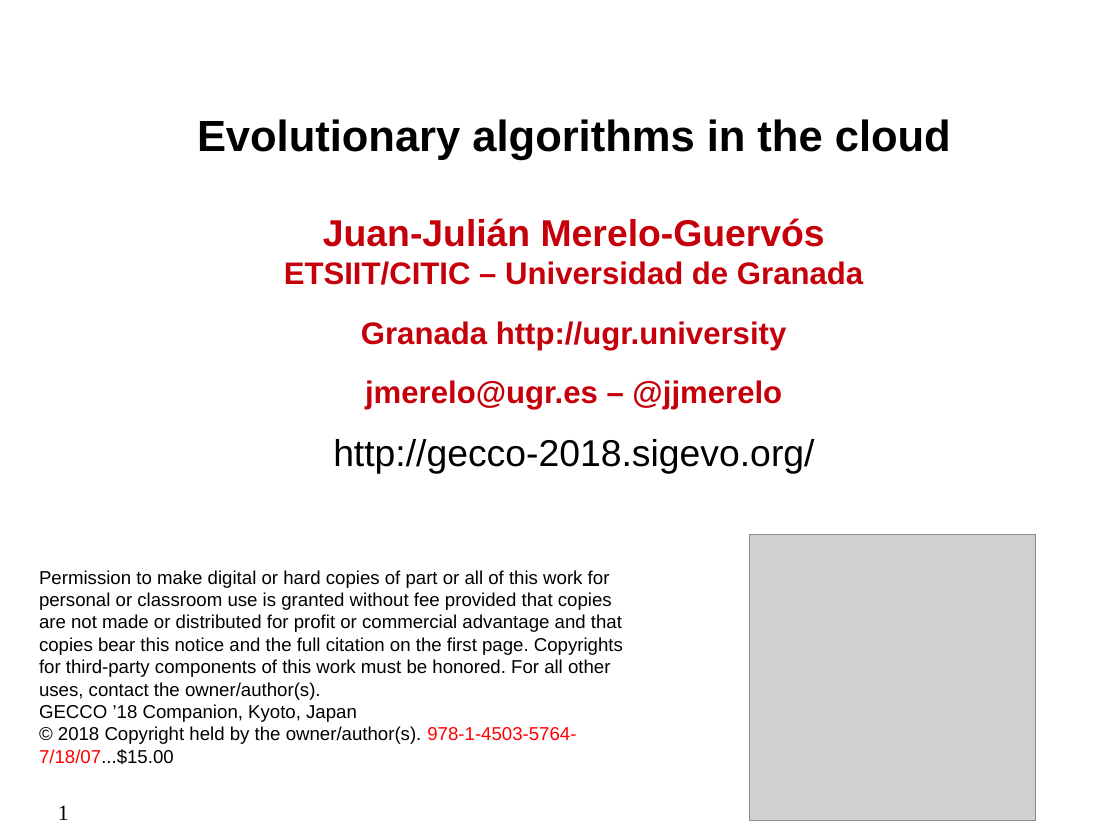
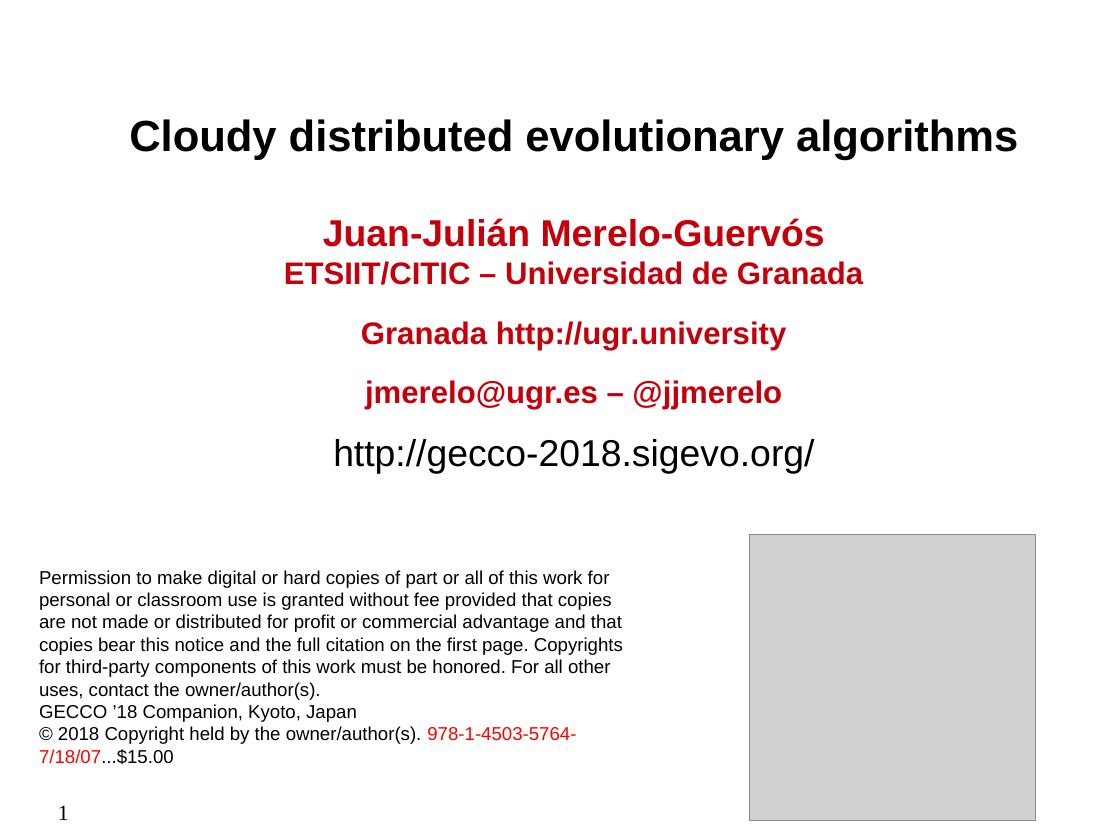
Before and after one commit to JJ/cloudy-ga, a slide deck: slide 1 of GECCO18-cloudyga.odp. Drawn at 1120x840 pixels with LibreOffice and Linux fonts; fonts in the diff are those of the drawing; grey boxes stand for pictures. Boxes give left, top, right and bottom in pixels: in the first picture for what was removed or moved away, otherwise in the second. Text is boxed around its words. In the diff, an @@ line names an element or a change of style, - is before the commit and + after.

Commit message:
New, updated version

```diff
--- a/GECCO18-cloudyga.odp
+++ b/GECCO18-cloudyga.odp
@@ text at box(129, 119, 1018, 160): text changed @@
-Evolutionary algorithms in the cloud
+Cloudy distributed evolutionary algorithms
```
